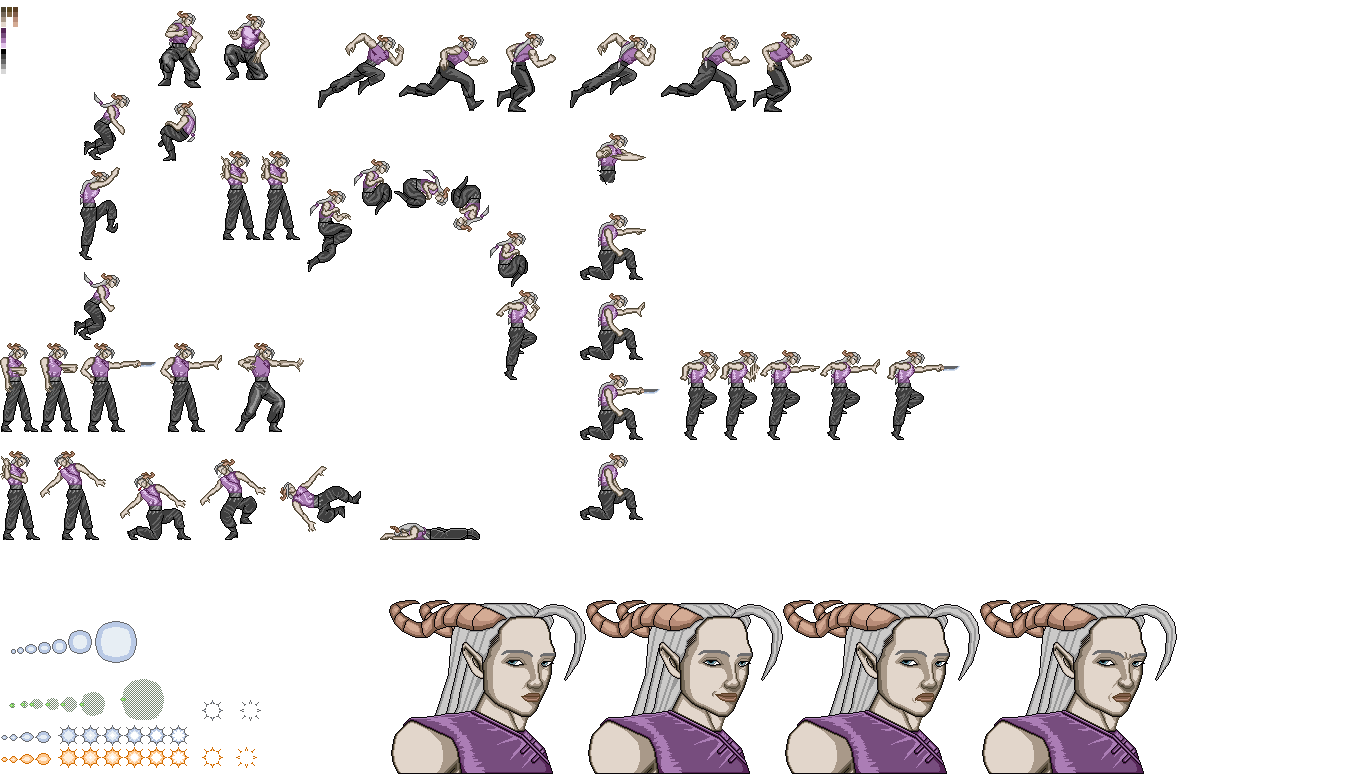
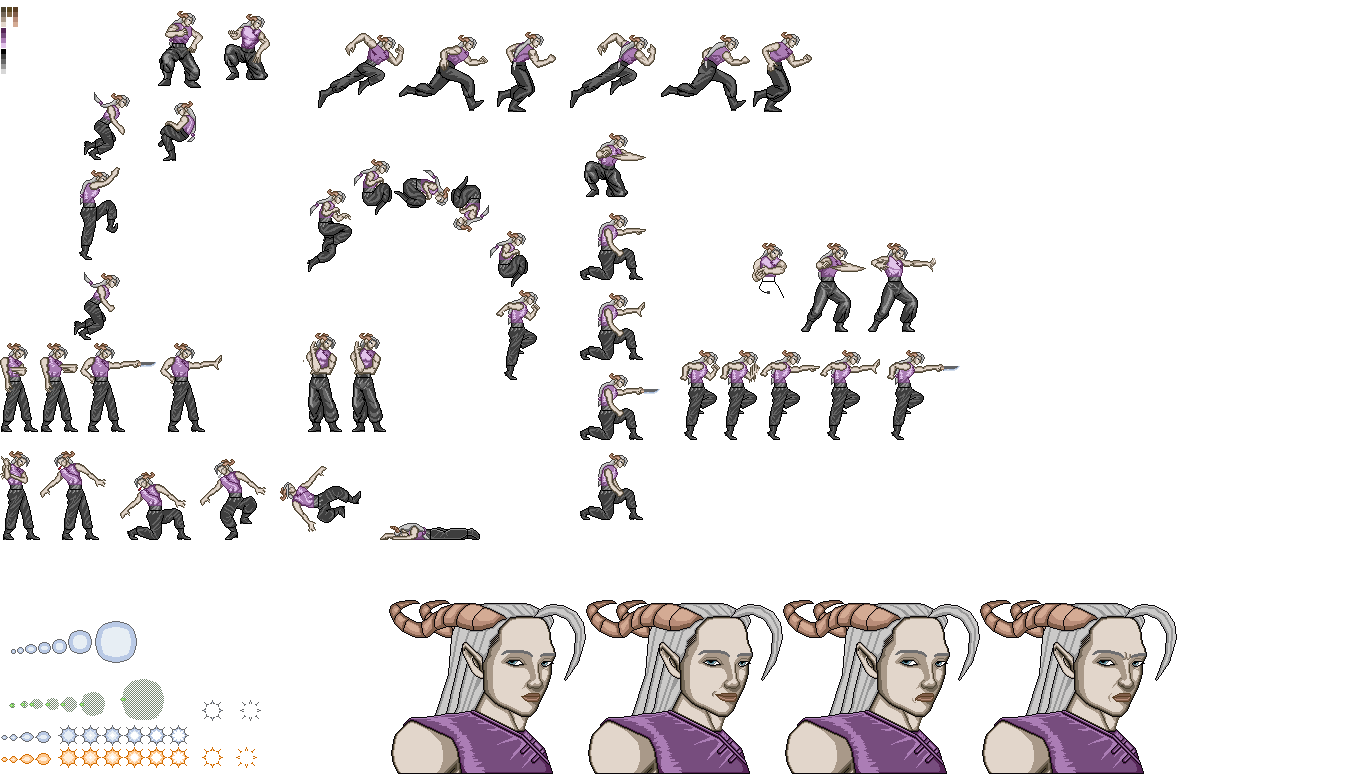
Comparing the layer stacks of the two w=1347, h=774 images. Changes:
added layer "Pintar camada 3" (2nd of 2, in "Ataque" › "fire bolt") in group "fire bolt" over [584, 161, 628, 197]
painted on "Copiar de Pintar camada 1" (1st of 2, in "Ataque" › "fire bolt") over [220, 151, 936, 432]
added layer "Pintar camada 1" (1st of 6, in "Ataque" › "fire bolt") in group "fire bolt" over [752, 243, 851, 320]
added layer "Pintar camada 1" (2nd of 6, in "Ataque" › "fire bolt") in group "fire bolt" over [752, 243, 915, 332]
painted on "Pintar camada 1" (3rd of 6, in "Ataque" › "fire bolt") over [223, 192, 936, 432]
painted on "2" (3rd of 4, in "Idle") over [220, 151, 290, 192]
added layer "Pintar camada 1" (4th of 6, in "Idle") in group "Idle" over [275, 333, 386, 432]
painted on "Pintar camada 1" (5th of 6, in "Idle") over [220, 151, 386, 432]
painted on "Copiar de 2" (3rd of 4, in "Pulando") over [584, 161, 592, 197]
painted on "Copiar de 2" (4th of 4, in "Pulando") over [584, 161, 628, 197]
painted on "1" (5th of 5, in "Correndo") over [220, 151, 936, 432]
